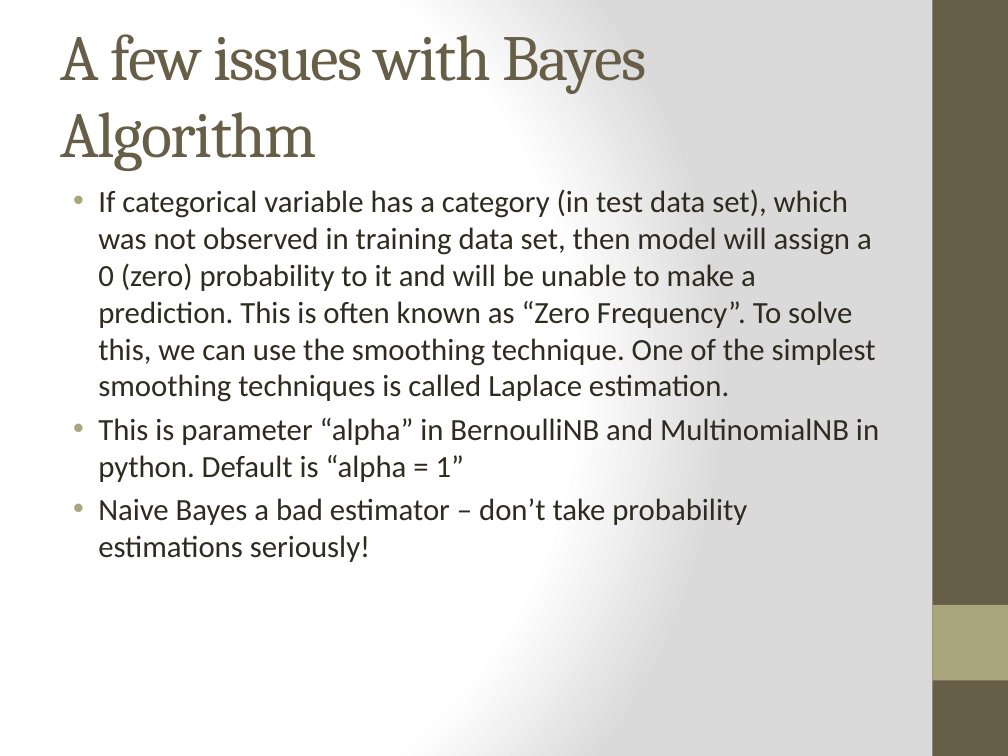
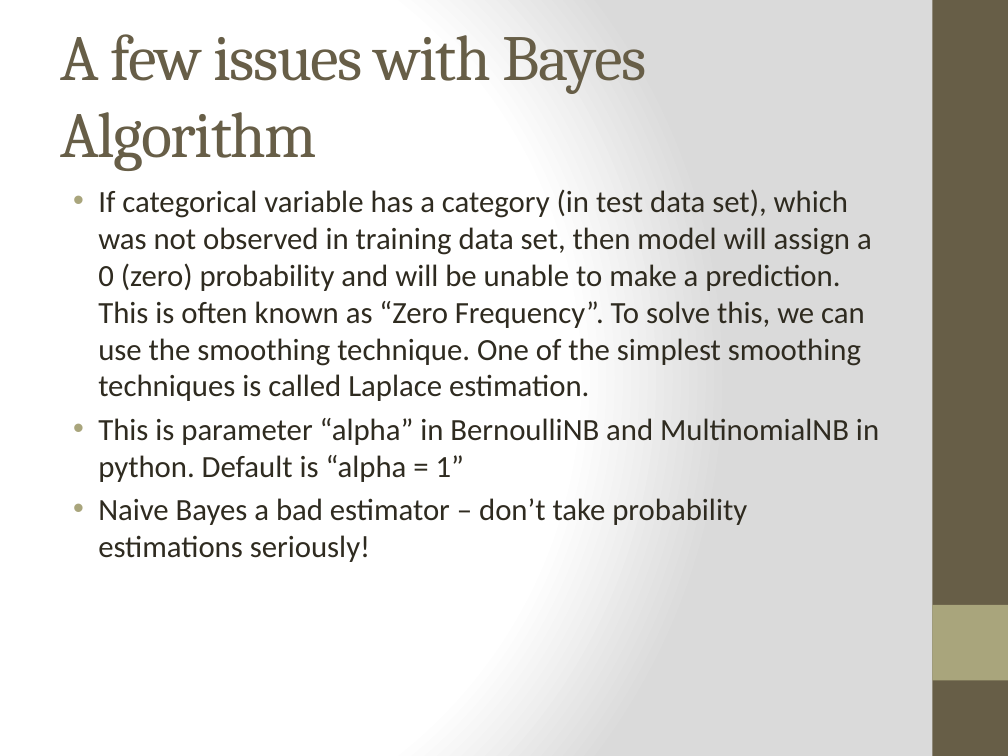
Before and after one commit to karlazz/SF-DAT-20, a slide deck: slide 10 of Lecture Notes-Slides/Lecture 17.pptx. Drawn at 1008x756 pixels with LibreOffice and Linux fonts; fonts in the diff are those of the drawing. Boxes give left, top, right and bottom in pixels: in the first picture for what was removed or moved away, otherwise in the second. Text is boxed around its words. In the diff, an @@ line names an element or a change of style, - is before the commit and + after.

Commit message:
presentation files

```diff
--- a/Lecture Notes-Slides/Lecture 17.pptx
+++ b/Lecture Notes-Slides/Lecture 17.pptx
@@ text at [98, 189, 872, 401]: text changed @@
-• If categorical variable has a category (in test data set), which was not observed in training data set, then model will assign a 0 (zero) probability to it and will be unable to make a prediction. This is often known as “Zero Frequency”. To solve this, we can use the smoothing technique. One of the simplest smoothing techniques is called Laplace estimation.
+• If categorical variable has a category (in test data set), which was not observed in training data set, then model will assign a 0 (zero) probability and will be unable to make a prediction. This is often known as “Zero Frequency”. To solve this, we can use the smoothing technique. One of the simplest smoothing techniques is called Laplace estimation.
```
Also in this commit, not shown: 7 other slides changed, 33 other files.
